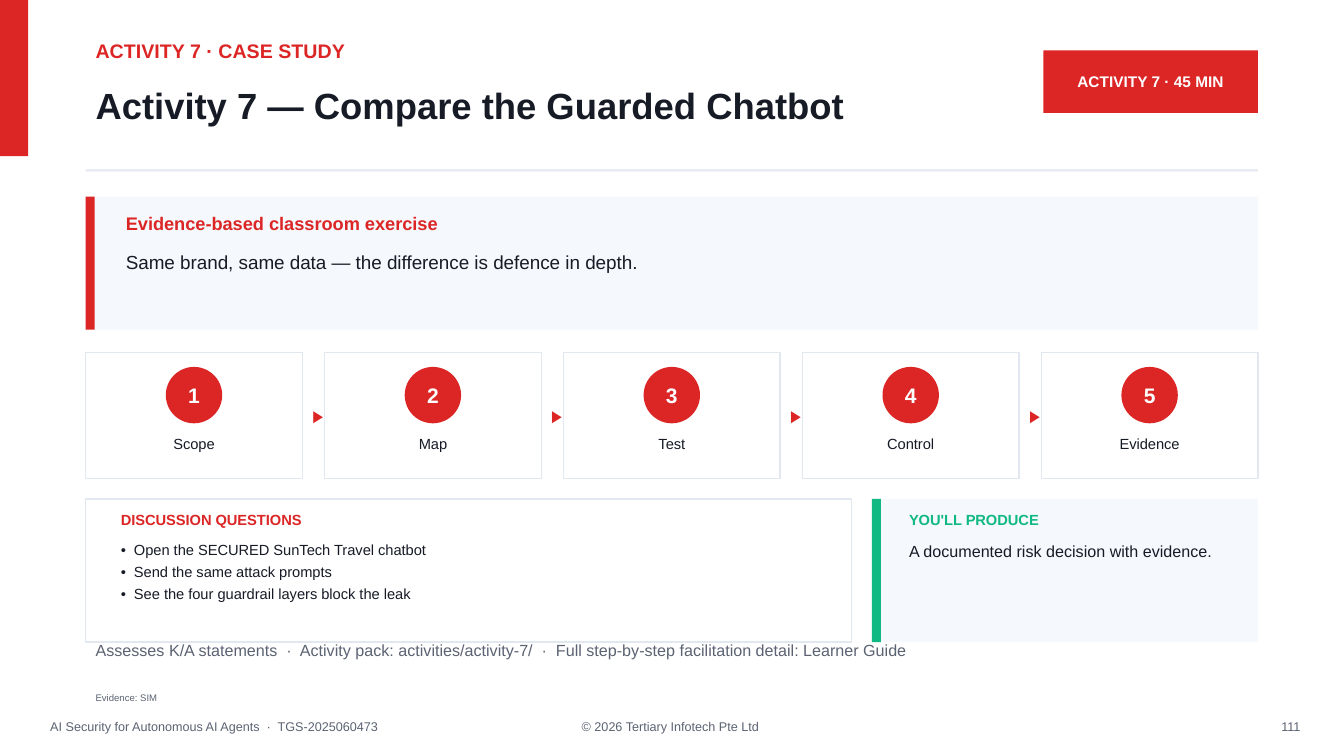
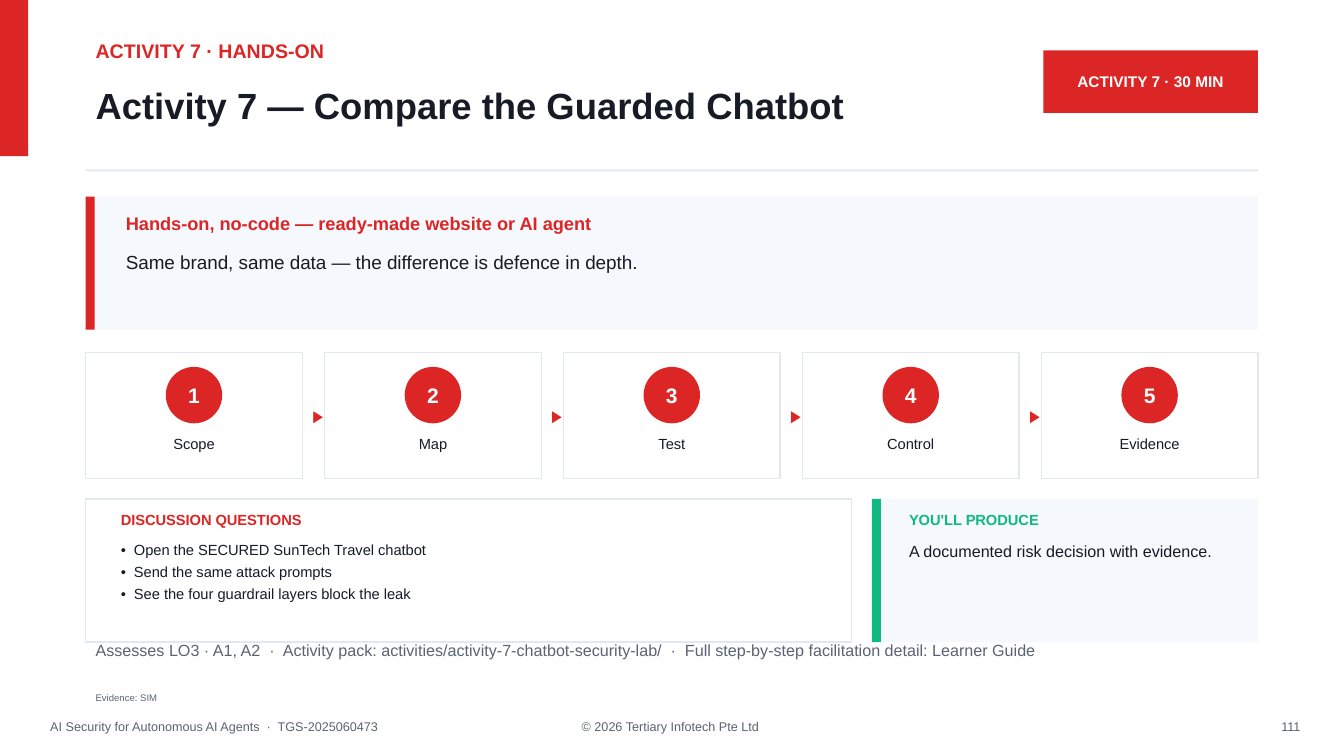
Before and after one commit to tertiarycourses/TGS-2025060473-AI-Security-for-Autonomous-AI-Agents, a slide deck: slide 111 of courseweare/WSQ - Master Trainer Slides - TGS-2025060473 - AI Security for Autonomous AI Agents-v40.pptx. Drawn at 1344x756 pixels with LibreOffice and Linux fonts; fonts in the diff are those of the drawing. Boxes give left, top, right and bottom in pixels: in the first picture for what was removed or moved away, otherwise in the second. Text is boxed around its words. In the diff, an @@ line names an element or a change of style, - is before the commit and + after.

```diff
--- a/courseweare/WSQ - Master Trainer Slides - TGS-2025060473 - AI Security for Autonomous AI Agents-v40.pptx
+++ b/courseweare/WSQ - Master Trainer Slides - TGS-2025060473 - AI Security for Autonomous AI Agents-v40.pptx
@@ text at <box>96,44,324,59</box>: text changed @@
-ACTIVITY 7 · CASE STUDY
+ACTIVITY 7 · HANDS-ON
@@ text at <box>1077,76,1223,87</box>: text changed @@
-ACTIVITY 7 · 45 MIN
+ACTIVITY 7 · 30 MIN
@@ text at <box>126,216,591,234</box>: text changed @@
-Evidence-based classroom exercise
+Hands-on, no-code — ready-made website or AI agent
@@ text at <box>96,644,1035,659</box>: text changed @@
-Assesses K/A statements · Activity pack: activities/activity-7/ · Full step-by-step facilitation detail: Learner Guide
+Assesses LO3 · A1, A2 · Activity pack: activities/activity-7-chatbot-security-lab/ · Full step-by-step facilitation detail: Learner Guide
```
Also in this commit, not shown: 8 other slides changed, 1 slide added, 1 slide removed, 7 other files.
